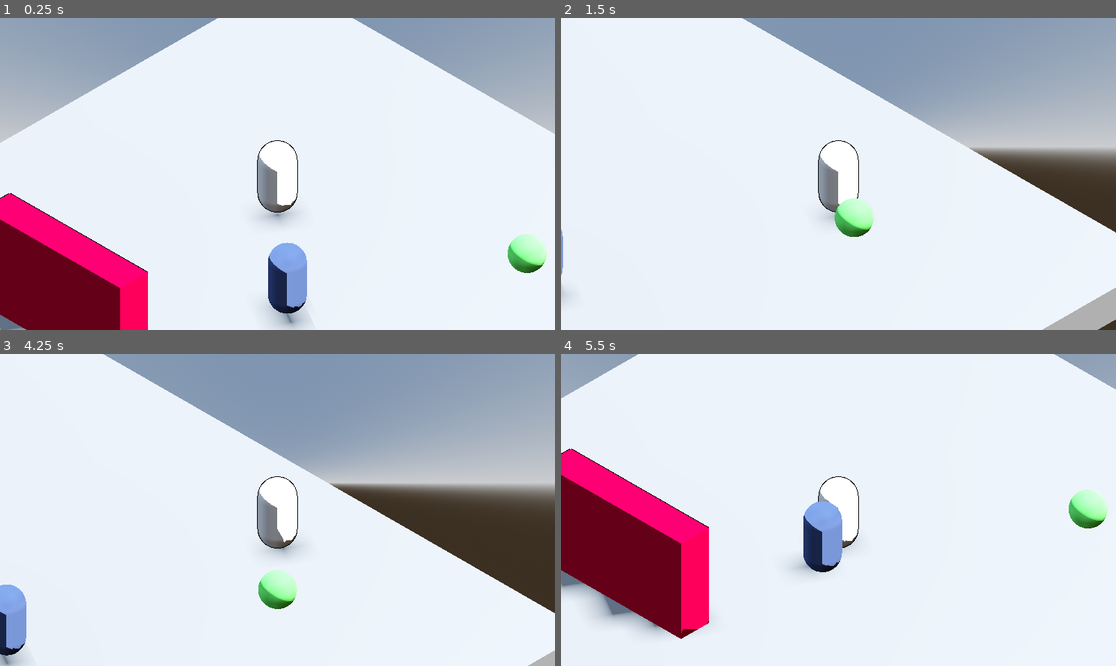
Above: before the commit, frames 1-4 (two rows, left to right).
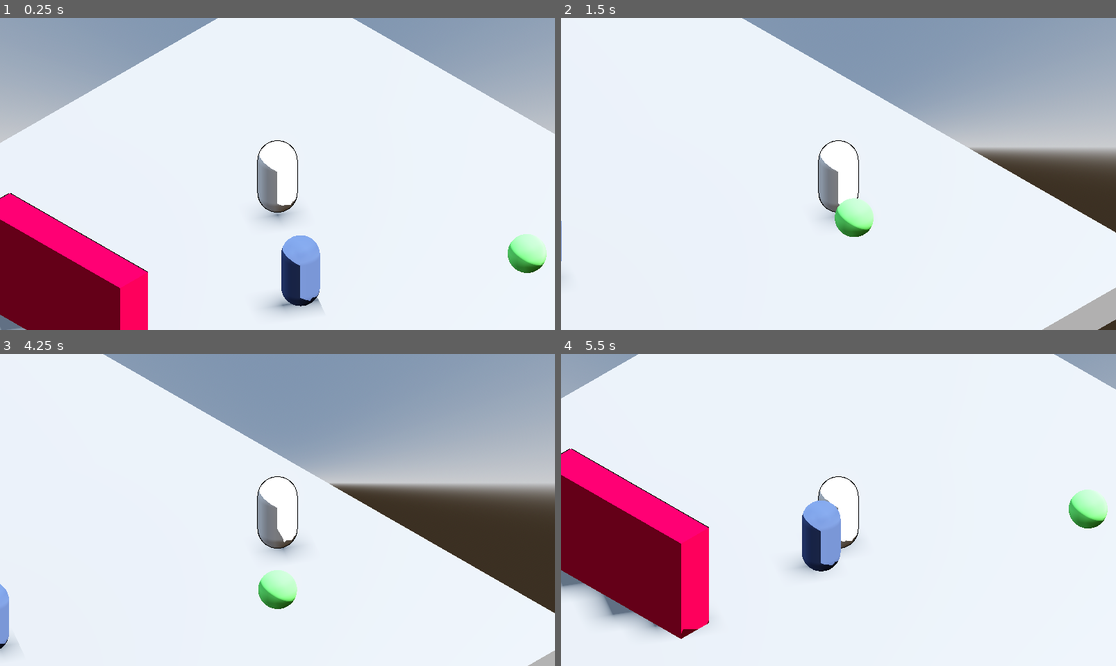
Above: after the commit, the same moments.

Repository: yashGhela/textmeback
Game: Godot game, scene res://levels/devlab.tscn
The game is run twice, just before and just after one commit, with the same random seed, the same clock (stepped at 60 frames per second) and the same inputs. The project has no main scene, so this scene is started directly.
Inputs:
- Up to frame 1 (0.25 s): no input
- Up to frame 2 (1.5 s): tap Enter (ui_accept) at 0.5, 0.77 s; hold D (right) 0.53-1.28 s; hold E (interact) 0.53-1.28 s; hold S (back) from 1.28 s (still down); tap E (interact) at 1.35 s
- Up to frame 3 (4.25 s): tap Enter (ui_accept) at 1.52, 3.02, 3.77 s; release S (back) at 2.03 s; hold D (right) 2.03-2.78 s; hold E (interact) 2.03-2.78 s; hold W (forward) 2.78-3.53 s; tap E (interact) at 2.85 s; hold A (left) from 3.53 s (still down); hold E (interact) from 3.53 s (still down)
- Up to frame 4 (5.5 s): release E (interact) at 4.28 s; tap E (interact) at 4.35 s; tap Enter (ui_accept) at 4.52 s; release A (left) at 5.03 s; hold S (back) from 5.03 s (still down); hold E (interact) from 5.03 s (still down)

The runs differ from the first frame. In frame 1, 1.9% of the frame differs, in the area x 48-59%, y 69-100%; in frame 2, less than 0.1%; in frame 3, 1.0%; in frame 4, 0.2%.

Commit message:
adding in scan chase

Diff:
--- a/game-elements/boss.tscn
+++ b/game-elements/boss.tscn
@@ -26,8 +26,9 @@
 [sub_resource type="CylinderShape3D" id="CylinderShape3D_kiwkw"]
 height = 3.2856445
 
-[node name="Boss" type="CharacterBody3D" unique_id=150727419]
+[node name="Boss" type="CharacterBody3D" unique_id=150727419 node_paths=PackedStringArray("chase")]
 script = ExtResource("1_mn5np")
+chase = NodePath("StateMachine/Chase")
 
 [node name="MeshInstance3D" type="MeshInstance3D" parent="." unique_id=1971257450]
 mesh = SubResource("CapsuleMesh_oba0a")
@@ -73,3 +74,6 @@
 [node name="CollisionShape3D" type="CollisionShape3D" parent="seekzone" unique_id=1645848901]
 transform = Transform3D(1, 0, 0, 0, -4.371139e-08, -1, 0, 1, -4.371139e-08, 0, 0, 2)
 shape = SubResource("CylinderShape3D_kiwkw")
+
+[connection signal="area_entered" from="seekzone" to="." method="_on_seekzone_area_entered"]
+[connection signal="area_exited" from="seekzone" to="." method="_on_seekzone_area_exited"]
--- a/scripts/boss.gd
+++ b/scripts/boss.gd
@@ -6,6 +6,7 @@
 @onready var state_machine: Node = $StateMachine
 @onready var investigate: Node = $StateMachine/Investigate
 @export var pathStart:Node3D
+@export var chase: State
 
 
 func _ready() -> void:
@@ -18,3 +19,12 @@
 
 func _physics_process(delta: float) -> void:
 	move_and_slide()
+
+
+
+func _on_seekzone_area_entered(area: Area3D) -> void:
+	state_machine.current_state=chase # Replace with function body.
+
+
+func _on_seekzone_area_exited(area: Area3D) -> void:
+	pass # Replace with function body.
